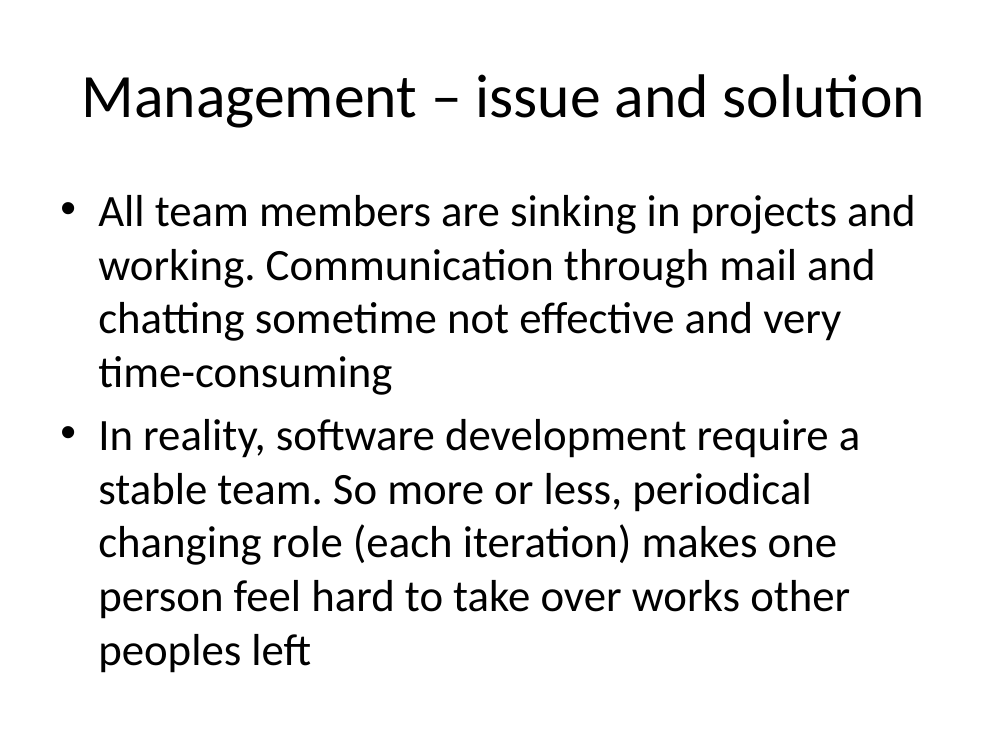
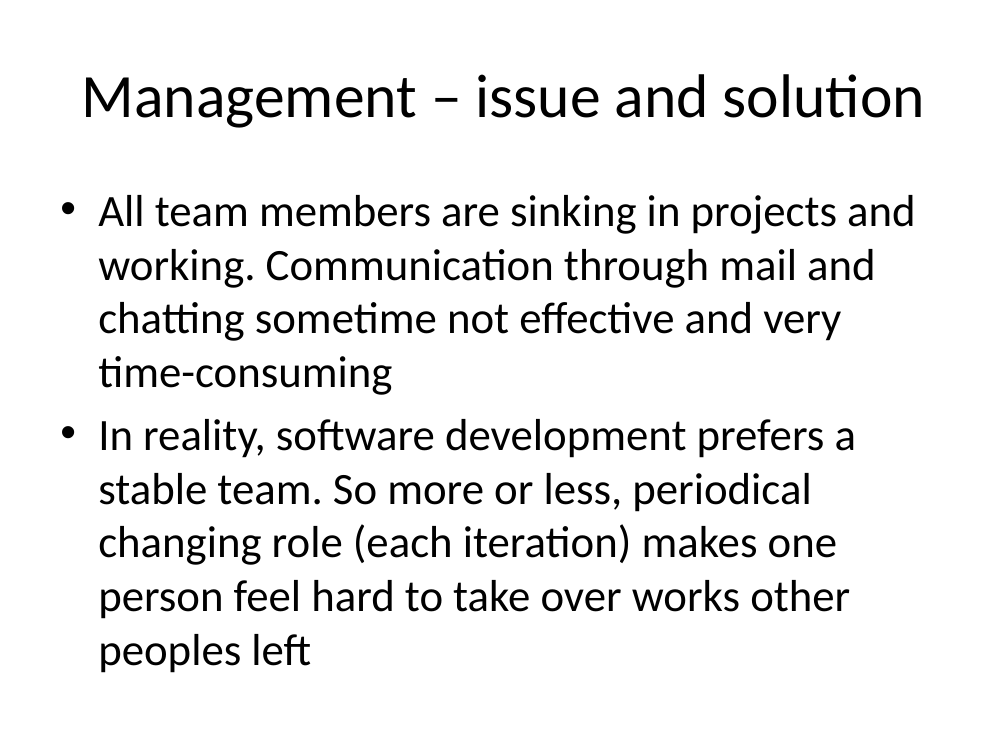
Before and after one commit to pufm2/hms, a slide deck: slide 10 of doc/group/Group report_Iteration 5.pptx. Drawn at 1008x756 pixels with LibreOffice and Linux fonts; fonts in the diff are those of the drawing. Boxes give left, top, right and bottom in pixels: in the first picture for what was removed or moved away, otherwise in the second. Text is boxed around its words. In the diff, an @@ line names an element or a change of style, - is before the commit and + after.

```diff
--- a/doc/group/Group report_Iteration 5.pptx
+++ b/doc/group/Group report_Iteration 5.pptx
@@ text at (x1=98, y1=419, x2=856, y2=673): text changed @@
-• In reality, software development require a stable team. So more or less, periodical changing role (each iteration) makes one person feel hard to take over works other peoples left
+• In reality, software development prefers a stable team. So more or less, periodical changing role (each iteration) makes one person feel hard to take over works other peoples left
```
Also in this commit, not shown: 1 other slide changed, 6 other files.
